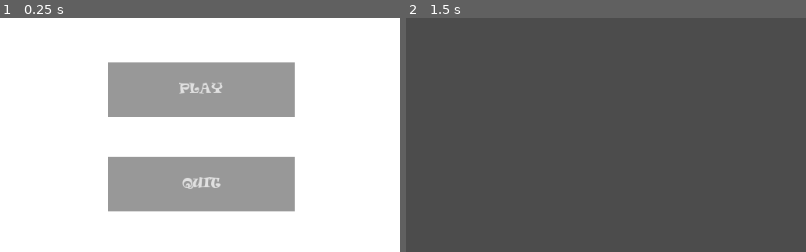
Above: before the commit, frames 1-2 (left to right).
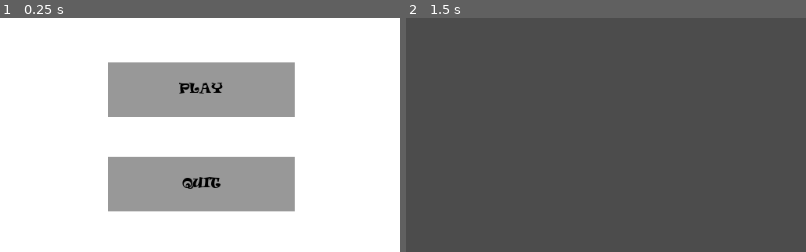
Above: after the commit, the same moments.

Repository: Tusentio/Spidington
Game: Godot game, scene res://Scenes/Menu/Menu.tscn
The game is run twice, just before and just after one commit, with the same random seed, the same clock (stepped at 60 frames per second) and the same inputs.
Inputs:
- Up to frame 1 (0.25 s): no input
- Up to frame 2 (1.5 s): click "PLAY" at 0.5 s; tap Enter at 1.25 s
The pictures show only the part of the screen within x 25-75%, y 37-87%; the shares and areas given below are measured in that part.

The runs differ from the first frame. In frame 1, 0.7% of the frame differs, in the area x 44-56%, y 27-74%; in frame 2, nothing differs.

Commit message:
Added black text to menu

Diff:
--- a/Scenes/Menu/Menu.tscn
+++ b/Scenes/Menu/Menu.tscn
@@ -53,6 +53,8 @@
 custom_styles/hover = SubResource( 1 )
 custom_styles/normal = SubResource( 2 )
 custom_fonts/font = ExtResource( 2 )
+custom_colors/font_color_disabled = Color( 0, 0, 0, 1 )
+custom_colors/font_color = Color( 0, 0, 0, 1 )
 text = "PLAY"
 script = ExtResource( 4 )
 __meta__ = {
@@ -67,6 +69,8 @@
 custom_styles/hover = SubResource( 1 )
 custom_styles/normal = SubResource( 2 )
 custom_fonts/font = ExtResource( 2 )
+custom_colors/font_color_disabled = Color( 0, 0, 0, 1 )
+custom_colors/font_color = Color( 0, 0, 0, 1 )
 text = "QUIT"
 script = ExtResource( 3 )
 
